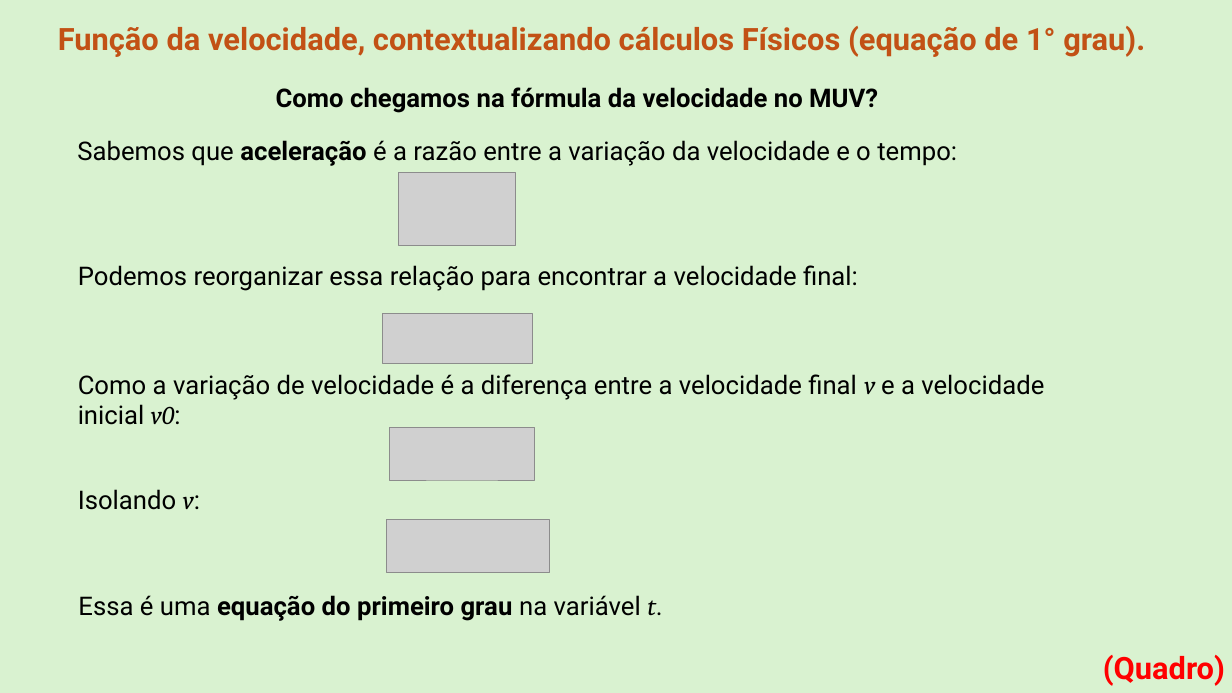
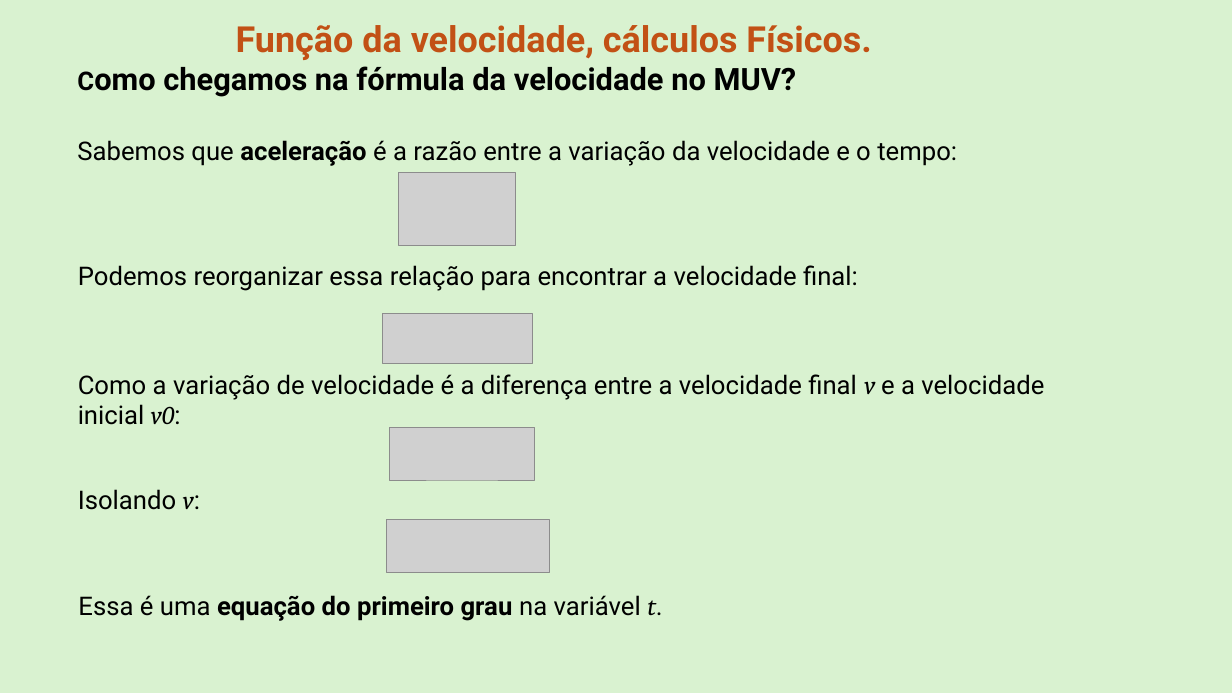
Before and after one commit to Rafael-Silva-Natal/IFRN_apresentacoes, a slide deck: slide 7 of Downloads/Matematica Fundamental.pptx (slide 8 before the commit). Drawn at 1232x693 pixels with LibreOffice and Linux fonts; fonts in the diff are those of the drawing; grey boxes stand for pictures. Boxes give left, top, right and bottom in pixels: in the first picture for what was removed or moved away, otherwise in the second. Text is boxed around its words. In the diff, an @@ line names an element or a change of style, - is before the commit and + after.

```diff
--- a/Downloads/Matematica Fundamental.pptx
+++ b/Downloads/Matematica Fundamental.pptx
@@ title at box(236, 25, 871, 60): text changed; size 24 to 28 pt @@
-Função da velocidade, contextualizando cálculos Físicos (equação de 1° grau).
+Função da velocidade, cálculos Físicos.
@@ text "Como chegamos na fórmula da ...": place and size @@
-text "Como chegamos na fórmula da ..." at box(276, 87, 878, 113)
+text "Como chegamos na fórmula da ..." at box(163, 66, 797, 97)
@@ text "Como chegamos na fórmula da ..." at box(163, 66, 797, 97): size 20 to 24 pt @@
@@ text removed at box(1103, 655, 1225, 686) @@
-(Quadro)
```
Also in this commit, not shown: 4 other slides changed, 3 slides added, 14 slides removed, 2 other files.
